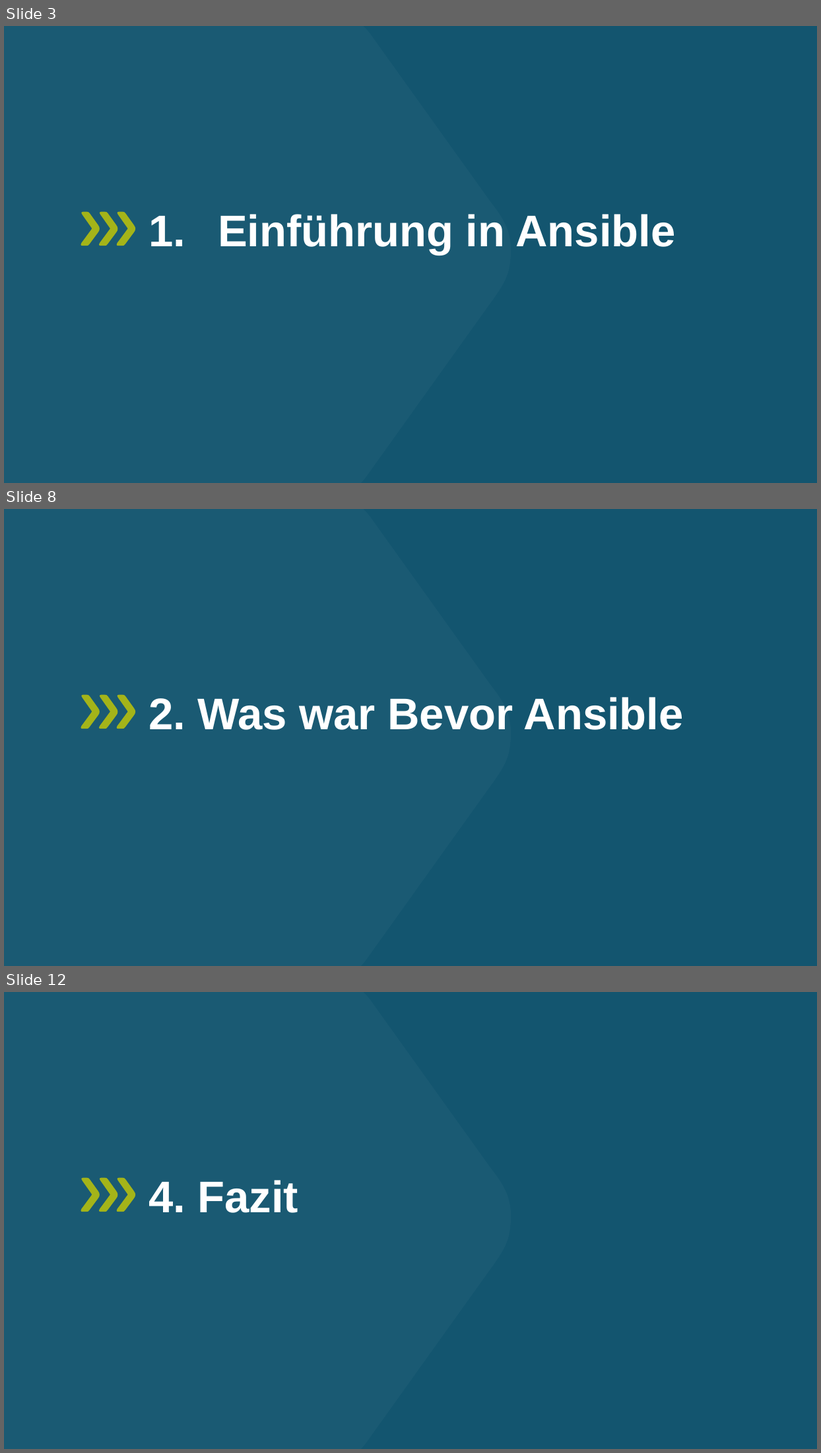
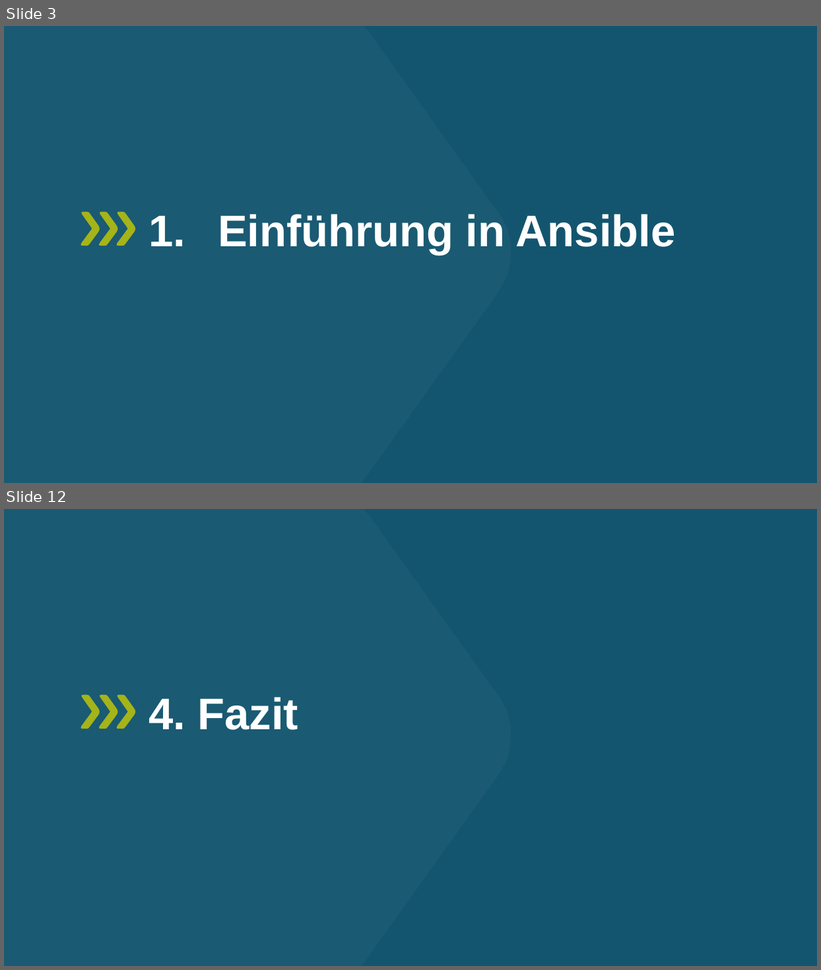
Before and after one commit to comboomPunkTsucht/OSZIMT-repo-ITA12_aps, a slide deck: Drites AusbildungsJahr/Ansible-ITA12-Aps,Fabian-KfW.pptx. Shown one above the other, each under a label of ours: slides 3, 8 and 12 before the commit, slides 3 and 12 after it; the slides between them are not shown. The pictures are 821x1453 and 821x970 pixels, drawn with LibreOffice and Linux fonts; fonts in the diff are those of the drawing. Boxes give left, top, right and bottom in pixels: in the first picture for what was removed or moved away, otherwise in the second. Text is boxed around its words. In the diff, an @@ line names an element or a change of style, - is before the commit and + after.

```diff
--- a/Drites AusbildungsJahr/Ansible-ITA12-Aps,Fabian-KfW.pptx
+++ b/Drites AusbildungsJahr/Ansible-ITA12-Aps,Fabian-KfW.pptx
@@ slide 8 removed at bbox=[4, 509, 817, 966], background #13556F; not listed: 2 template elements that a slide beside it also shows @@
@@ title removed at bbox=[149, 697, 684, 730] @@
-2. Was war Bevor Ansible
```
Also in this commit, not shown: 28 slides changed, 1 slide added.
